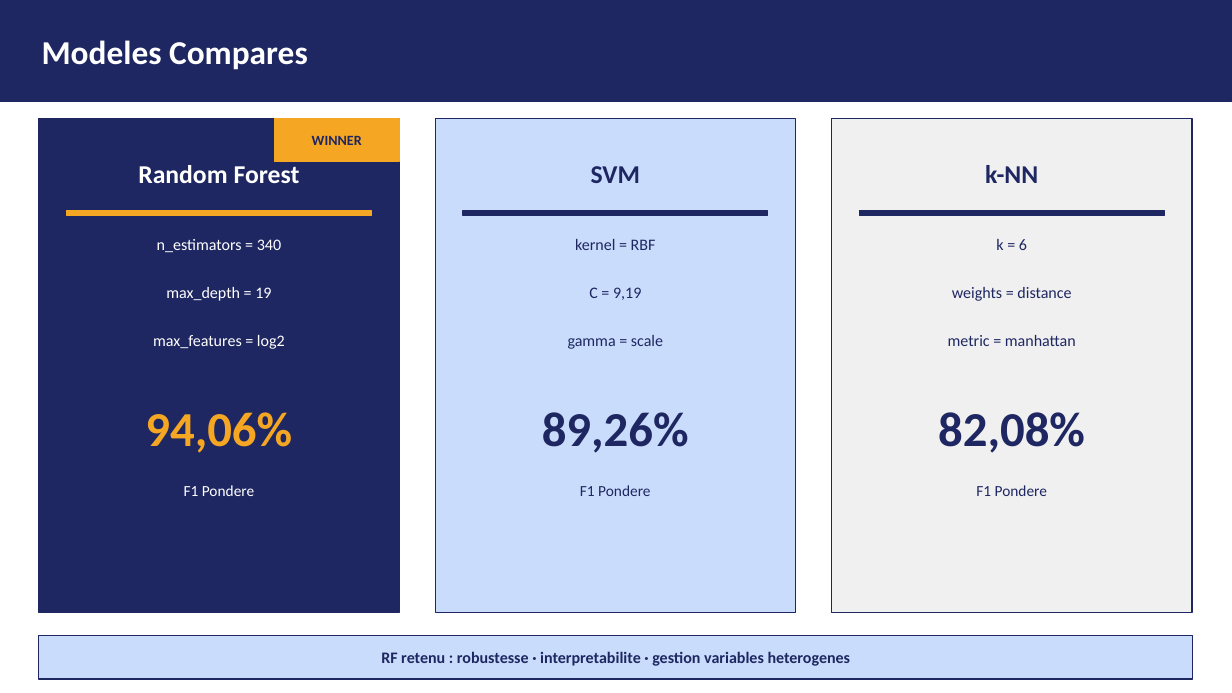
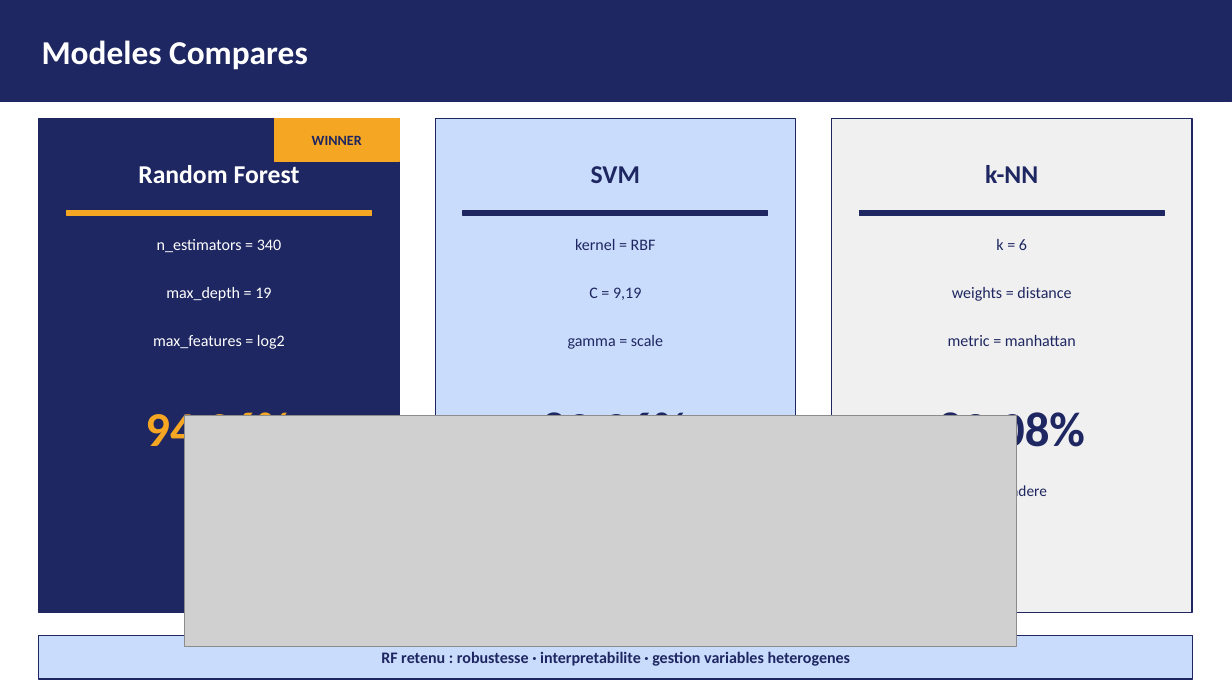
Before and after one commit to serdarvarl/projet_vitamin_IA, a slide deck: slide 7 of docs/presentation_vitaIA.pptx. Drawn at 1232x693 pixels with LibreOffice and Linux fonts; fonts in the diff are those of the drawing; grey boxes stand for pictures. Boxes give left, top, right and bottom in pixels: in the first picture for what was removed or moved away, otherwise in the second. Text is boxed around its words. In the diff, an @@ line names an element or a change of style, - is before the commit and + after.

```diff
--- a/docs/presentation_vitaIA.pptx
+++ b/docs/presentation_vitaIA.pptx
@@ picture added at [185, 416, 1017, 647] @@
@@ text removed at [580, 485, 650, 496] @@
-F1 Pondere
```
Also in this commit, not shown: 3 other slides changed, 1 slide added.
